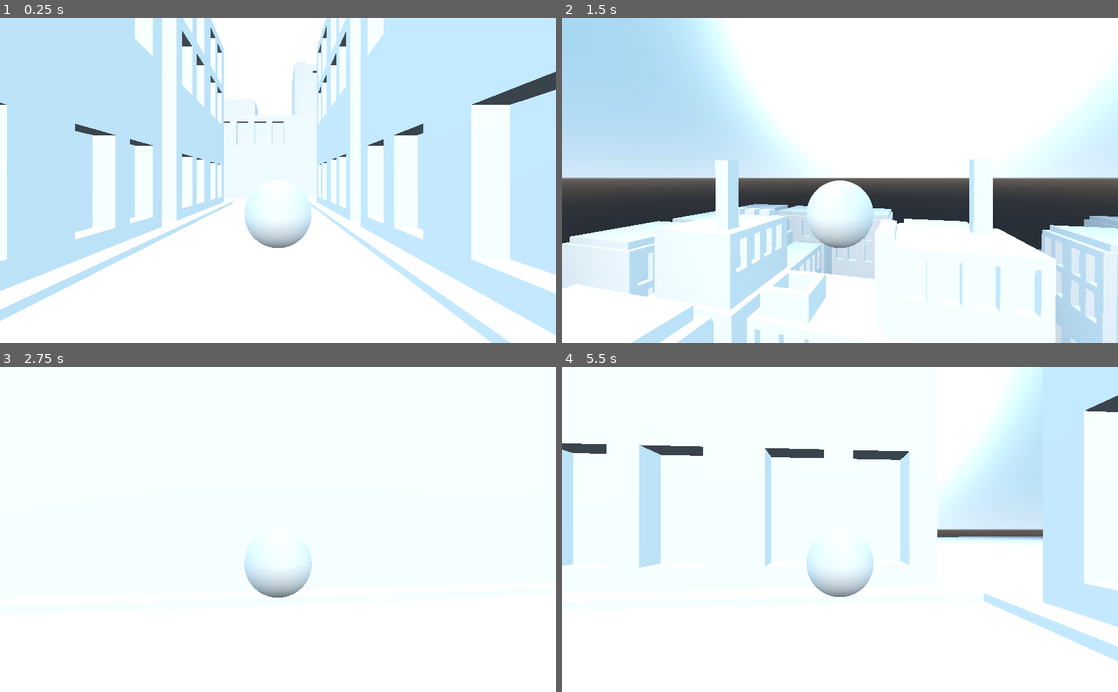
Above: before the commit, frames 1-4 (two rows, left to right).
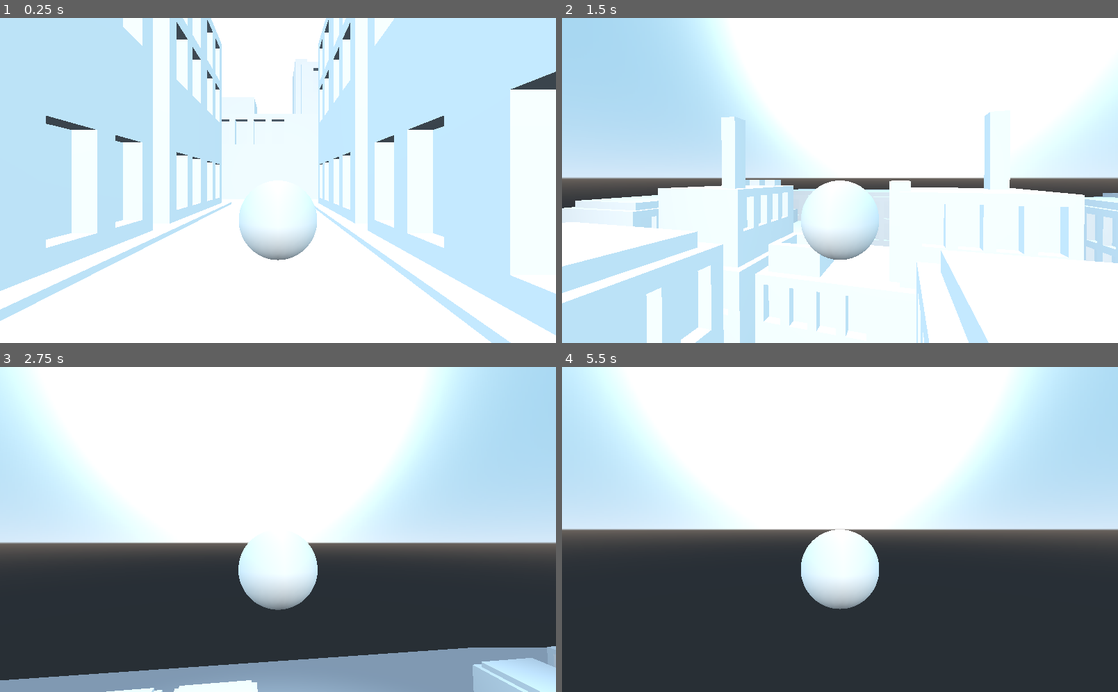
Above: after the commit, the same moments.

Repository: voxelv/birban
Game: Godot game, scene res://main.tscn
Same seed, same stepped clock (60 frames per second), same inputs: the game is played once before the commit and once after it.
Inputs (mouse positions are in pixels of both pictures, inside the frame that each line leads up to):
- Up to frame 1 (0.25 s): no input
- Up to frame 2 (1.5 s): move the mouse to (867, 180) at 0.52 s; hold W (move_forward) from 0.53 s (still down); tap Space (jump) at 0.6, 0.77, 1.07, 1.35 s; move the mouse to (812, 180) at 1.27 s
- Up to frame 3 (2.75 s): keep holding W (move_forward); tap Space (jump) at 1.52, 1.82, 2.1 s; move the mouse to (289, 523) at 2.02 s
- Up to frame 4 (5.5 s): keep holding W (move_forward); move the mouse to (834, 536) at 2.77 s; tap Space (jump) at 2.85, 3.02, 3.32, 3.6, 3.77, 4.07, 4.35, 4.52, 4.82, 5.1 s; move the mouse to (878, 532) at 3.52 s; move the mouse to (795, 526) at 4.27 s; move the mouse to (845, 529) at 5.02 s

The runs differ from the first frame. In frame 1, 23% of the frame differs, in the area x 0-100%, y 0-99%; in frame 2, 26%; in frame 3, 65%, in the area x 0-100%, y 0-100%; in frame 4, 59%.

Commit message:
flying?

Diff:
--- a/buildings/urban_building_01.tscn
+++ b/buildings/urban_building_01.tscn
@@ -15,79 +15,126 @@
 depth = 14.0
 
 [node name="window" type="CSGBox" parent="CSGBox2/CSGBox"]
-transform = Transform( 1, 0, 0, 0, 1, 0, 0, 0, 1, 0, -7, 5 )
+transform = Transform( 1, 0, 0, 0, 1, 0, 0, 0, 1, 7, -7, -5 )
 operation = 2
-width = 16.0
 height = 4.0
 
 [node name="window2" type="CSGBox" parent="CSGBox2/CSGBox"]
-transform = Transform( 1, 0, 0, 0, 1, 0, 0, 0, 1, 0, -7, 2 )
+transform = Transform( 1, 0, 0, 0, 1, 0, 0, 0, 1, 7, -7, -2 )
 operation = 2
-width = 16.0
 height = 4.0
 
 [node name="window3" type="CSGBox" parent="CSGBox2/CSGBox"]
-transform = Transform( 1, 0, 0, 0, 1, 0, 0, 0, 1, 0, -7, -2 )
+transform = Transform( 1, 0, 0, 0, 1, 0, 0, 0, 1, 7, -7, 2 )
 operation = 2
-width = 16.0
 height = 4.0
 
 [node name="window4" type="CSGBox" parent="CSGBox2/CSGBox"]
-transform = Transform( 1, 0, 0, 0, 1, 0, 0, 0, 1, 0, -7, -5 )
+transform = Transform( 1, 0, 0, 0, 1, 0, 0, 0, 1, 7, -7, 5 )
 operation = 2
-width = 16.0
 height = 4.0
 
 [node name="window5" type="CSGBox" parent="CSGBox2/CSGBox"]
-transform = Transform( 1, 0, 0, 0, 1, 0, 0, 0, 1, 0, 7, 5 )
+transform = Transform( 1, 0, 0, 0, 1, 0, 0, 0, 1, 7, 7, -5 )
 operation = 2
-width = 16.0
 height = 4.0
 
 [node name="window6" type="CSGBox" parent="CSGBox2/CSGBox"]
-transform = Transform( 1, 0, 0, 0, 1, 0, 0, 0, 1, 0, 7, 2 )
+transform = Transform( 1, 0, 0, 0, 1, 0, 0, 0, 1, 7, 7, -2 )
 operation = 2
-width = 16.0
 height = 4.0
 
 [node name="window7" type="CSGBox" parent="CSGBox2/CSGBox"]
-transform = Transform( 1, 0, 0, 0, 1, 0, 0, 0, 1, 0, 7, -2 )
+transform = Transform( 1, 0, 0, 0, 1, 0, 0, 0, 1, 7, 7, 2 )
 operation = 2
-width = 16.0
 height = 4.0
 
 [node name="window8" type="CSGBox" parent="CSGBox2/CSGBox"]
-transform = Transform( 1, 0, 0, 0, 1, 0, 0, 0, 1, 0, 7, -5 )
+transform = Transform( 1, 0, 0, 0, 1, 0, 0, 0, 1, 7, 7, 5 )
 operation = 2
-width = 16.0
 height = 4.0
 
 [node name="window9" type="CSGBox" parent="CSGBox2/CSGBox"]
-transform = Transform( 1, 0, 0, 0, 1, 0, 0, 0, 1, 0, 2, 5 )
+transform = Transform( 1, 0, 0, 0, 1, 0, 0, 0, 1, 7, 2, -5 )
 operation = 2
-width = 16.0
 height = 4.0
 
 [node name="window10" type="CSGBox" parent="CSGBox2/CSGBox"]
-transform = Transform( 1, 0, 0, 0, 1, 0, 0, 0, 1, 0, 2, 2 )
+transform = Transform( 1, 0, 0, 0, 1, 0, 0, 0, 1, 7, 2, -2 )
 operation = 2
-width = 16.0
 height = 4.0
 
 [node name="window11" type="CSGBox" parent="CSGBox2/CSGBox"]
-transform = Transform( 1, 0, 0, 0, 1, 0, 0, 0, 1, 0, 2, -2 )
+transform = Transform( 1, 0, 0, 0, 1, 0, 0, 0, 1, 7, 2, 2 )
 operation = 2
-width = 16.0
 height = 4.0
 
 [node name="window12" type="CSGBox" parent="CSGBox2/CSGBox"]
-transform = Transform( 1, 0, 0, 0, 1, 0, 0, 0, 1, 0, 2, -5 )
+transform = Transform( 1, 0, 0, 0, 1, 0, 0, 0, 1, 7, 2, 5 )
 operation = 2
-width = 16.0
+height = 4.0
+
+[node name="window13" type="CSGBox" parent="CSGBox2/CSGBox"]
+transform = Transform( 1, 0, 0, 0, 1, 0, 0, 0, 1, -7, -7, -5 )
+operation = 2
+height = 4.0
+
+[node name="window14" type="CSGBox" parent="CSGBox2/CSGBox"]
+transform = Transform( 1, 0, 0, 0, 1, 0, 0, 0, 1, -7, -7, -2 )
+operation = 2
+height = 4.0
+
+[node name="window15" type="CSGBox" parent="CSGBox2/CSGBox"]
+transform = Transform( 1, 0, 0, 0, 1, 0, 0, 0, 1, -7, -7, 2 )
+operation = 2
+height = 4.0
+
+[node name="window16" type="CSGBox" parent="CSGBox2/CSGBox"]
+transform = Transform( 1, 0, 0, 0, 1, 0, 0, 0, 1, -7, -7, 5 )
+operation = 2
+height = 4.0
+
+[node name="window17" type="CSGBox" parent="CSGBox2/CSGBox"]
+transform = Transform( 1, 0, 0, 0, 1, 0, 0, 0, 1, -7, 7, -5 )
+operation = 2
+height = 4.0
+
+[node name="window18" type="CSGBox" parent="CSGBox2/CSGBox"]
+transform = Transform( 1, 0, 0, 0, 1, 0, 0, 0, 1, -7, 7, -2 )
+operation = 2
+height = 4.0
+
+[node name="window19" type="CSGBox" parent="CSGBox2/CSGBox"]
+transform = Transform( 1, 0, 0, 0, 1, 0, 0, 0, 1, -7, 7, 2 )
+operation = 2
+height = 4.0
+
+[node name="window20" type="CSGBox" parent="CSGBox2/CSGBox"]
+transform = Transform( 1, 0, 0, 0, 1, 0, 0, 0, 1, -7, 7, 5 )
+operation = 2
+height = 4.0
+
+[node name="window21" type="CSGBox" parent="CSGBox2/CSGBox"]
+transform = Transform( 1, 0, 0, 0, 1, 0, 0, 0, 1, -7, 2, -5 )
+operation = 2
+height = 4.0
+
+[node name="window22" type="CSGBox" parent="CSGBox2/CSGBox"]
+transform = Transform( 1, 0, 0, 0, 1, 0, 0, 0, 1, -7, 2, -2 )
+operation = 2
+height = 4.0
+
+[node name="window23" type="CSGBox" parent="CSGBox2/CSGBox"]
+transform = Transform( 1, 0, 0, 0, 1, 0, 0, 0, 1, -7, 2, 2 )
+operation = 2
+height = 4.0
+
+[node name="window24" type="CSGBox" parent="CSGBox2/CSGBox"]
+transform = Transform( 1, 0, 0, 0, 1, 0, 0, 0, 1, -7, 2, 5 )
+operation = 2
 height = 4.0
 
 [node name="CSGBox2" type="CSGBox" parent="CSGBox2"]
-transform = Transform( 1, 0, 0, 0, 1, 0, 0, 0, 1, 0, 10, 0 )
+transform = Transform( 1, 0, 0, 0, 1, 0, 0, 0, 1, 0, 20, 0 )
 width = 12.0
-height = 22.0
-depth = 13.0
+depth = 12.0
--- a/main.tscn
+++ b/main.tscn
@@ -152,6 +152,11 @@
 
 [node name="player" parent="world" instance=ExtResource( 4 )]
 transform = Transform( 1, 0, 0, 0, 1, 0, 0, 0, 1, -12, 5, 0 )
+speed = 5.0
+acceleration = 2.0
+air_acceleration = 25.0
+jump_power = 40.0
+flap_power = 30.0
 
 [node name="player_spawn" type="Spatial" parent="world"]
 transform = Transform( 1, 0, 0, 0, 1, 0, 0, 0, 1, -12, 5, 0 )
--- a/player.gd
+++ b/player.gd
@@ -1,11 +1,13 @@
 extends KinematicBody
 
 export var speed : float = 20
+export var air_speed : float = 20
 export var acceleration : float = 15
 export var air_acceleration : float = 5
 export var gravity : float = 0.98
 export var max_terminal_velocity : float = 54
 export var jump_power : float = 20
+export var flap_power : float = 2
 
 export(float, 0.1, 1.0) var mouse_sensitivity := 0.3
 #@export_range(-90.0, 0.0)
@@ -60,8 +62,10 @@
 
 	direction = direction.normalized()
 
-	var accel = acceleration if is_on_floor() else air_acceleration
-	velocity = velocity.linear_interpolate(direction * speed, accel * delta)
+	if is_on_floor():
+		velocity = velocity.linear_interpolate(direction * speed, acceleration * delta)
+	else:
+		velocity = velocity.linear_interpolate(direction * air_speed, air_acceleration * delta)
 
 	if is_on_floor():
 		y_velocity = -0.01
@@ -70,6 +74,8 @@
 
 	if Input.is_action_just_pressed("jump") and is_on_floor():
 		y_velocity = jump_power
+	elif Input.is_action_just_pressed("jump"):
+		y_velocity = flap_power
 
 	velocity.y = y_velocity
 	velocity = move_and_slide(velocity, Vector3.UP)
--- a/player.tscn
+++ b/player.tscn
@@ -21,7 +21,7 @@
 transform = Transform( 1, 0, 0, 0, 1, 0, 0, 0, 1, 0, 1, 0 )
 
 [node name="SpringArm" type="SpringArm" parent="camera_pivot"]
-transform = Transform( 1, 0, 0, 0, 1, 0, 0, 0, 1, 0, 0, 2 )
+transform = Transform( 1, 0, 0, 0, 1, 0, 0, 0, 1, 0, 0, 1 )
 spring_length = 5.0
 margin = 0.1
 
